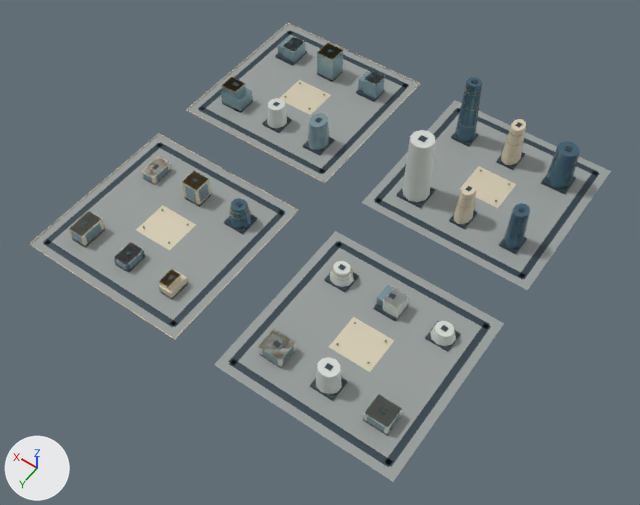
An edit to the glTF model web/public/assets/3d/ampliworld/GC-CITY-2030/GC-TILE-14-19.glb, drawn before and after from the same camera.
Rendered twice from a camera (50 mm lens) standing at (3398.0, -3126.0, 1222.0) and looking at (3957.0, -3908.0, -8.0). The axes (+X, +Y, +Z) are drawn at lower left. The lights are the same throughout. The picture after the commit comes second. Where no turn or scale is listed for an object, it has been applied to the vertices. Vertices at exactly the same position are counted once.

Names of what the first picture shows: 'GC-TILE-14-19-blue', 'GC-TILE-14-19-dark', 'GC-TILE-14-19-glass', 'GC-TILE-14-19-gold', 'GC-TILE-14-19-ivory', 'GC-TILE-14-19-paving', 'GC-TILE-14-19-white' and 1 more.
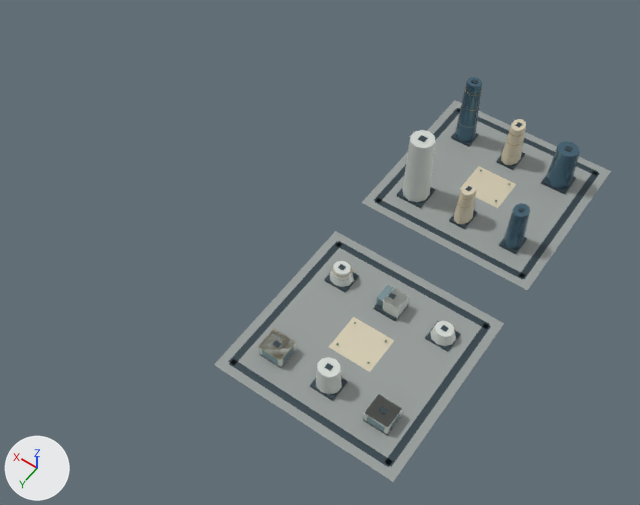
The edits, one by one:
me_mesh_0 is used by ob_gc_tile_14_19_paving; location (0.0, 0.0, 0.0).
me_mesh_0 had 32 vertices, 48 faces and spanned x 3621.0..4379.0, y -4379.0..-3621.0, z 0.0.
me_mesh_0 now has 16 vertices, 24 faces and spans x 3621.0..3959.0, y -4379.0..-3621.0, z 0.0.
me_mesh_0 part 1: the loose piece of 8 vertices spanning x 4041.0..4379.0, y -3959.0..-3621.0, z 0.0 is deleted.
me_mesh_0 part 2: the loose piece of 8 vertices spanning x 4041.0..4379.0, y -4379.0..-4041.0, z 0.0 is deleted.
me_mesh_1 is used by ob_gc_tile_14_19_dark; location (0.0, 0.0, 0.0).
me_mesh_1 had 520 vertices, 780 faces and spanned x 3636.0..4364.0, y -4364.0..-3636.0, z 0.0..142.0.
me_mesh_1 now has 256 vertices, 384 faces and spans x 3636.0..3944.0, y -4364.0..-3636.0, z 0.0..142.0.
me_mesh_1 part 3: 33 loose pieces with 264 vertices, spanning x 4056.0..4364.0, y -4364.0..-3636.0, z 0.0..64.0, are deleted.
me_mesh_2 is used by ob_gc_tile_14_19_ivory; location (0.0, 0.0, 0.0).
me_mesh_2 had 196 vertices, 308 faces and spanned x 3750.0..4380.0, y -4380.0..-3620.0, z 0.0..88.0.
me_mesh_2 now has 60 vertices, 104 faces and spans x 3750.0..3830.0, y -4322.0..-3754.0, z 0.0..88.0.
me_mesh_2 part 4: 17 loose pieces with 136 vertices, spanning x 4040.0..4380.0, y -4380.0..-3620.0, z 0.0..46.0, are deleted.
me_mesh_5 is used by ob_gc_tile_14_19_white; location (0.0, 0.0, 0.0).
me_mesh_5 had 190 vertices, 320 faces and spanned x 3668.0..4326.0, y -4318.0..-3673.0, z 0.0..140.0.
me_mesh_5 now has 128 vertices, 220 faces and spans x 3668.0..3914.0, y -4144.0..-3678.0, z 0.0..140.0.
me_mesh_5 part 5: 6 loose pieces with 62 vertices, spanning x 4088.0..4326.0, y -4318.0..-3673.0, z 5.0..49.0, are deleted.
me_mesh_6 is used by ob_gc_tile_14_19_glass; location (0.0, 0.0, 0.0).
me_mesh_6 had 310 vertices, 472 faces and spanned x 3668.0..4333.0, y -4323.0..-3673.0, z 0.0..63.0.
me_mesh_6 now has 72 vertices, 108 faces and spans x 3668.0..3912.0, y -3898.0..-3678.0, z 0.0..24.0.
me_mesh_6 part 6: 28 loose pieces with 238 vertices, spanning x 4088.0..4333.0, y -4323.0..-3673.0, z 0.0..63.0, are deleted.
me_mesh_7 is used by ob_gc_tile_14_19_gold; location (0.0, 0.0, 0.0).
me_mesh_7 had 1136 vertices, 1956 faces and spanned x 3669.0..4339.0, y -4380.0..-3678.0, z 0.0..121.0.
me_mesh_7 now has 698 vertices, 1236 faces and spans x 3669.0..3913.0, y -4326.0..-3678.0, z 4.0..121.0.
me_mesh_7 part 7: 39 loose pieces with 438 vertices, spanning x 4091.0..4339.0, y -4380.0..-3680.0, z 0.0..58.0, are deleted.
me_mesh_9 is used by ob_gc_tile_14_19_blue; location (0.0, 0.0, 0.0).
me_mesh_9 had 96 vertices, 172 faces and spanned x 3667.0..4225.0, y -4321.0..-3677.0, z 0.0..140.0.
me_mesh_9 now has 66 vertices, 120 faces and spans x 3667.0..3909.0, y -4321.0..-4098.0, z 5.0..140.0.
me_mesh_9 part 8: the loose piece of 22 vertices spanning x 4090.0..4130.0, y -3899.0..-3857.0, z 5.0..47.0 is deleted.
me_mesh_9 part 9: the loose piece of 8 vertices spanning x 4195.0..4225.0, y -3719.0..-3677.0, z 0.0..20.0 is deleted.

Where the change shows, as pixel boxes [x1, y1, x2, y2] in the pictures (640 x 505 px):
'GC-TILE-14-19-paving', reshaped (32% narrower, 17% shorter)
    before: [30, 24, 611, 482]
    after: [214, 100, 611, 482]
'GC-TILE-14-19-dark', reshaped (33% narrower, 11% shorter)
    before: [43, 30, 600, 467]
    after: [228, 79, 600, 467]
'GC-TILE-14-19-ivory', reshaped (60% narrower, 27% shorter)
    before: [29, 23, 526, 372]
    after: [329, 119, 526, 372]
'GC-TILE-14-19-white', reshaped (49% narrower, 24% shorter)
    before: [68, 36, 456, 434]
    after: [259, 130, 456, 434]
'GC-TILE-14-19-glass', reshaped (58% narrower, 63% shorter)
    before: [71, 36, 400, 432]
    after: [262, 285, 400, 432]
'GC-TILE-14-19-blue', reshaped (73% narrower, 12% shorter)
    before: [114, 77, 580, 272]
    after: [455, 77, 580, 249]
'GC-TILE-14-19-gold', reshaped
    before: [160, 43, 526, 376]
    after: [258, 89, 526, 376]
part 1 of me_mesh_0, deleted
    before: [30, 135, 298, 338]
part 2 of me_mesh_0, deleted
    before: [188, 24, 419, 182]
part 3 of me_mesh_1, deleted
    before: [43, 30, 409, 328]
part 4 of me_mesh_2, deleted
    before: [29, 23, 420, 340]
part 5 of me_mesh_5, deleted
    before: [68, 36, 384, 266]
part 6 of me_mesh_6, deleted
    before: [71, 36, 384, 270]
part 7 of me_mesh_7, deleted
    before: [160, 43, 356, 287]
part 8 of me_mesh_9, deleted (blue)
    before: [229, 198, 252, 229]
part 9 of me_mesh_9, deleted
    before: [114, 242, 145, 272]
